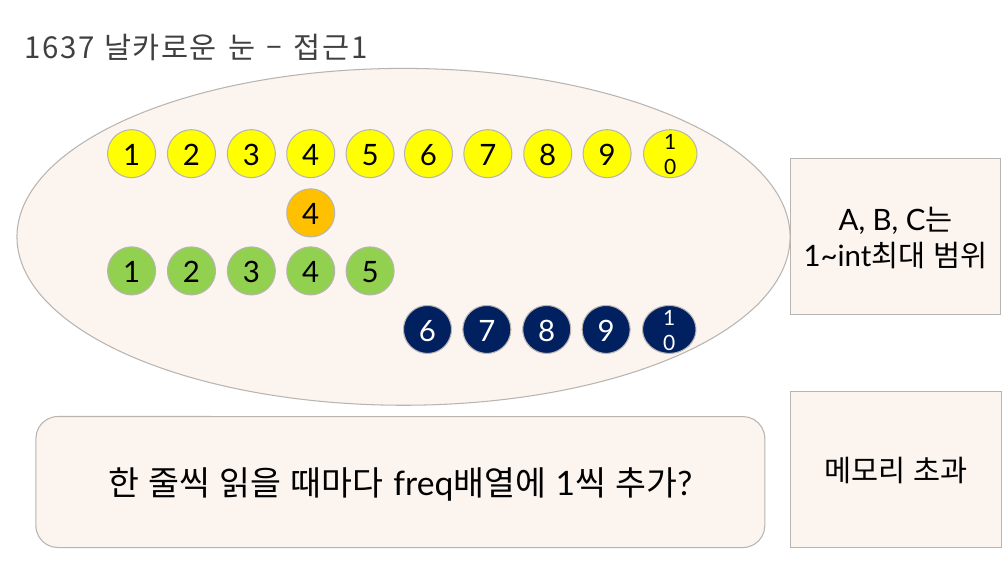
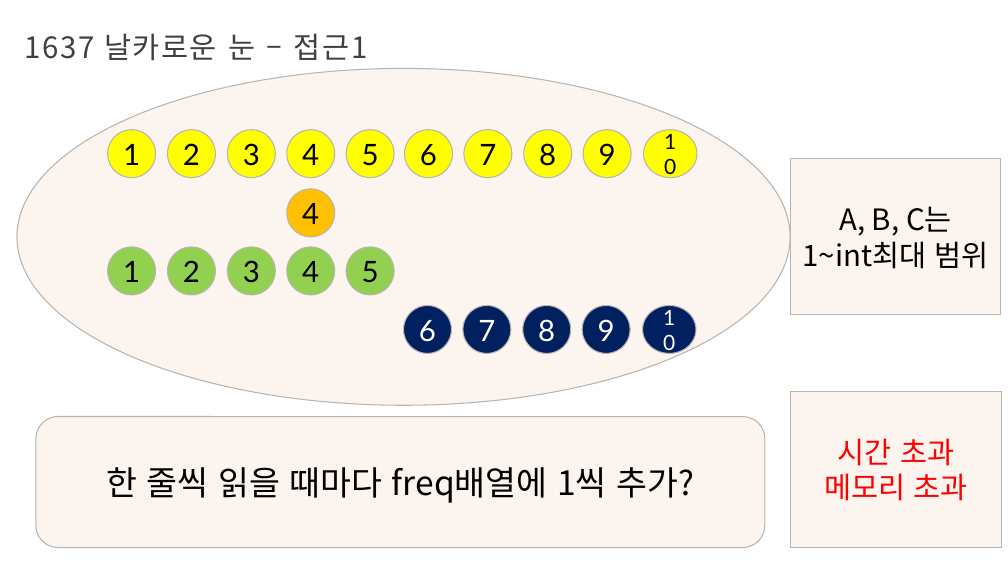
Before and after one commit to Iron-Hee/AlgorithmStudy, a slide deck: slide 8 of 이분 탐색_매개변수 탐색_발표자료.pptx. Drawn at 1008x567 pixels with LibreOffice and Linux fonts; fonts in the diff are those of the drawing; background and template pictures are left out. Boxes give left, top, right and bottom in pixels: in the first picture for what was removed or moved away, otherwise in the second. Text is boxed around its words. In the diff, an @@ line names an element or a change of style, - is before the commit and + after.

Commit message:
1637 날카로운 눈 코드 수정

```diff
--- a/이분 탐색_매개변수 탐색_발표자료.pptx
+++ b/이분 탐색_매개변수 탐색_발표자료.pptx
@@ rectangle "A, B, C는" at [790,159,1001,315]: font Lato to Noto Sans CJK KR @@
@@ rounded rectangle "한 줄씩 읽을 때마다 freq배열에 ..." at [36,417,765,547]: font Lato to Noto Sans CJK KR @@
@@ text in rectangle at [838,438,954,466]: paragraph added @@
+시간 초과
@@ text in rectangle at [824,473,968,501]: font Lato to Noto Sans CJK KR, text colour #000000 to #FF0000 in "메모리 초과" @@
```
Also in this commit, not shown: 8 other slides changed, 3 slides added, 1 slide removed, 1 other file.
